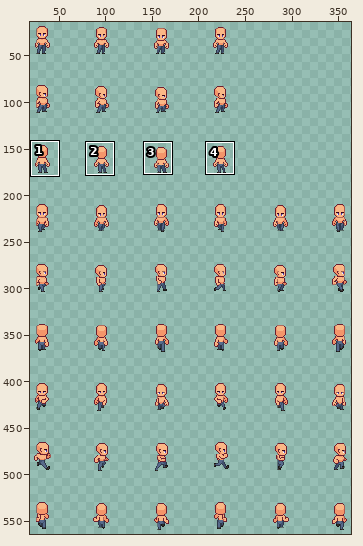
Edited in one commit: pixel-art file (Assets/Textures/Characters/player_spritesheet.aseprite). The picture above shows the old version from afar; the outline marks the close-up.
Close-up. As it was:
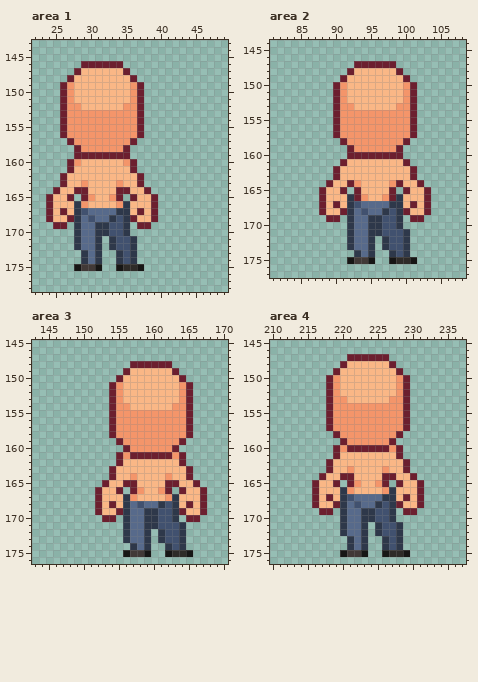
400x576 pixels, 1 frame. Shown: area 1: x 22..49, y 143..178; area 2: x 81..108, y 144..177; area 3: x 143..170, y 145..176; area 4: x 210..237, y 145..176. The wide view leaves out empty margins. The commit also changed other parts of the picture, which this record leaves out.
After the commit:
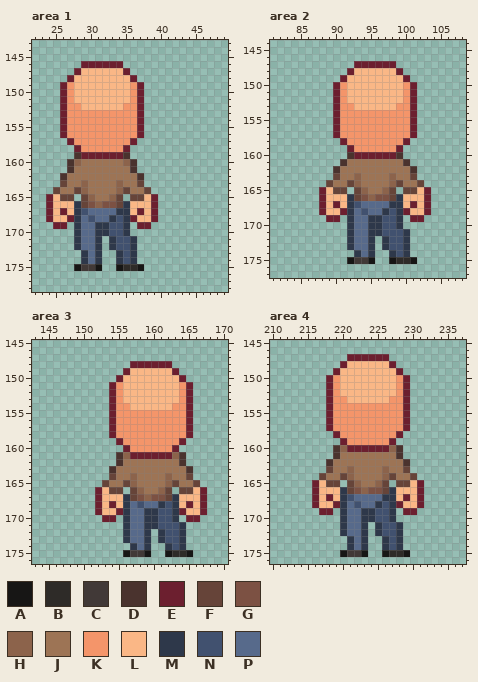
Palette (. is transparent): A #171615  B #2e2b28  C #413937  D #4a332e  E #6c1f2f  F #664439  G #7c5143  H #8c634b  J #9d7455  K #f4956a  L #fab786  M #2e384a  N #41516f  P #576a8b
What changed:
layer "Shirt" now shown
Area 1, layer "Shirt":
y 159: x 28 E -> D; x 35 E -> D
y 160: x 27..36 EKLLLLLLKE -> DHJJJJJJHD
y 161: x 27..36 ELLLLLLLLE -> DJJJJJJJJD
y 162: x 26..37 ELLLLLLLLLLE -> DJJJJJJJJJJD
y 163: x 26..37 ELLKLLLLKLLE -> FJJHJJJJHJJF
y 164: x 25..38 ELLEELLLLEELLE -> FJJFHJJJJHFJJF
y 165: x 26..27 LE -> FF; x 29..34 EKLLKE -> FHJJHF; x 36..37 EL -> FF
y 166: x 29..34 KLLLLK -> FGHGGF
Area 2, layer "Shirt":
y 160: x 92 E -> D; x 99 E -> D
y 161: x 91..100 ELLLLLLLLE -> DJJJJJJJJD
y 162: x 90..101 ELLLLLLLLLLE -> DJJJJJJJJJJD
y 163: x 90..101 ELLLLLLLLLLE -> FJJHJJJJHJJF
y 164: x 89..102 ELLEKLLLLKELLE -> FJJFHJJJJHFJJF
y 165: x 90..91 LE -> FF; x 93..98 ELLLLE -> FHJJHF; x 100..101 EL -> FF
y 166: x 93..98 EKLLKE -> FGHGGF
Area 3, layer "Shirt":
y 161: x 155..156 EK -> DH; x 163..164 KE -> HD
y 162: x 155..164 ELLLLLLLLE -> DJJJJJJJJD
y 163: x 154..165 ELLLLLLLLLLE -> DJJJJJJJJJJD
y 164: x 154..165 ELLKLLLLKLLE -> FJJHJJJJHJJF
y 165: x 153..166 ELLEELLLLEELLE -> FJJFHJJJJHFJJF
y 166: x 154..155 LE -> FF; x 157..162 EKLLKE -> FHJJHF; x 164..165 EL -> FF
y 167: x 157..162 KLLLLK -> FGHGGF
Area 4, layer "Shirt":
y 160: x 219..220 EK -> DH; x 227..228 KE -> HD
y 161: x 219..228 ELLLLLLLLE -> DJJJJJJJJD
y 162: x 218..229 ELLLLLLLLLLE -> DJJJJJJJJJJD
y 163: x 218..229 ELLKLLLLKLLE -> FJJHJJJJHJJF
y 164: x 217..230 ELLEELLLLEELLE -> FJJFHJJJJHFJJF
y 165: x 218..219 LE -> FF; x 221..226 EKLLKE -> FHJJHF; x 228..229 EL -> FF
y 166: x 221..226 KLLLLK -> FGHGGF
Pixel boxes of the changes (left, top, right, bottom) in both close-ups:
changed: (53, 152, 151, 208)
changed: (326, 152, 424, 201)
changed: (102, 452, 200, 501)
changed: (319, 445, 417, 494)
